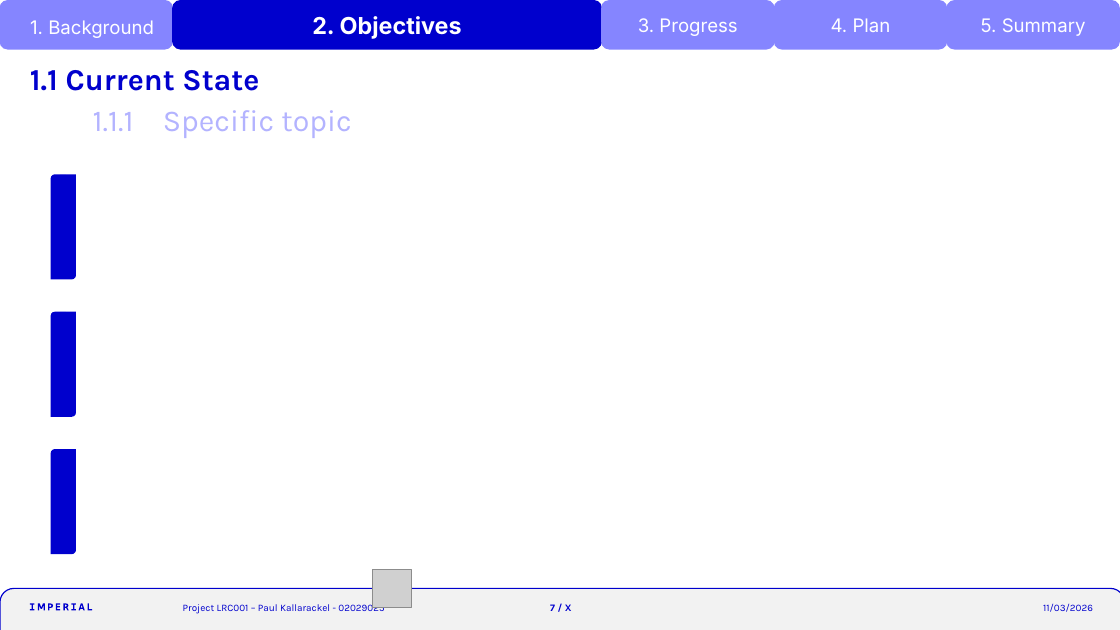
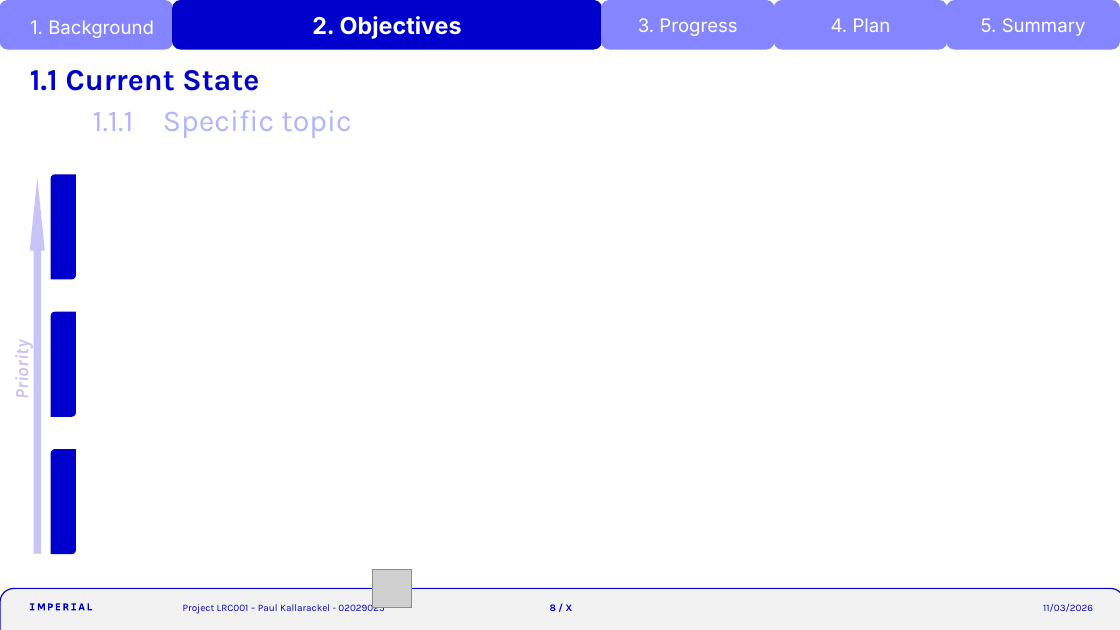
Before and after one commit to krackalackel02/FYP-Interim, a slide deck: slide 8 of Interim.pptm (slide 7 before the commit). Drawn at 1120x630 pixels with LibreOffice and Linux fonts; fonts in the diff are those of the drawing; grey boxes stand for pictures. Boxes give left, top, right and bottom in pixels: in the first picture for what was removed or moved away, otherwise in the second. Text is boxed around its words. In the diff, an @@ line names an element or a change of style, - is before the commit and + after.

```diff
--- a/Interim.pptm
+++ b/Interim.pptm
@@ up arrow added at bbox=[29, 178, 45, 554], fill #CAC3F8 @@
@@ text added at bbox=[9, 345, 33, 397], 16 pt, text #CAC3F8, bold, italic @@
+Priority
@@ page number at bbox=[550, 604, 573, 611]: text changed @@
-7 / X
+8 / X
```
Also in this commit, not shown: 3 other slides changed, 1 slide added.
